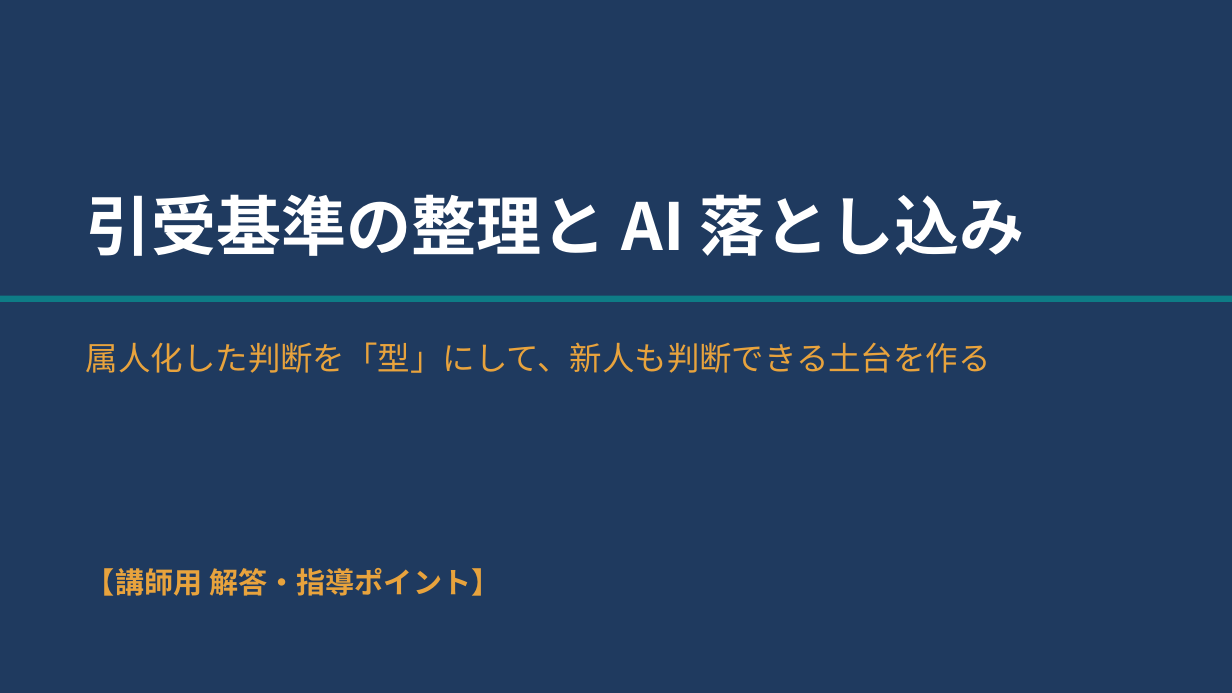
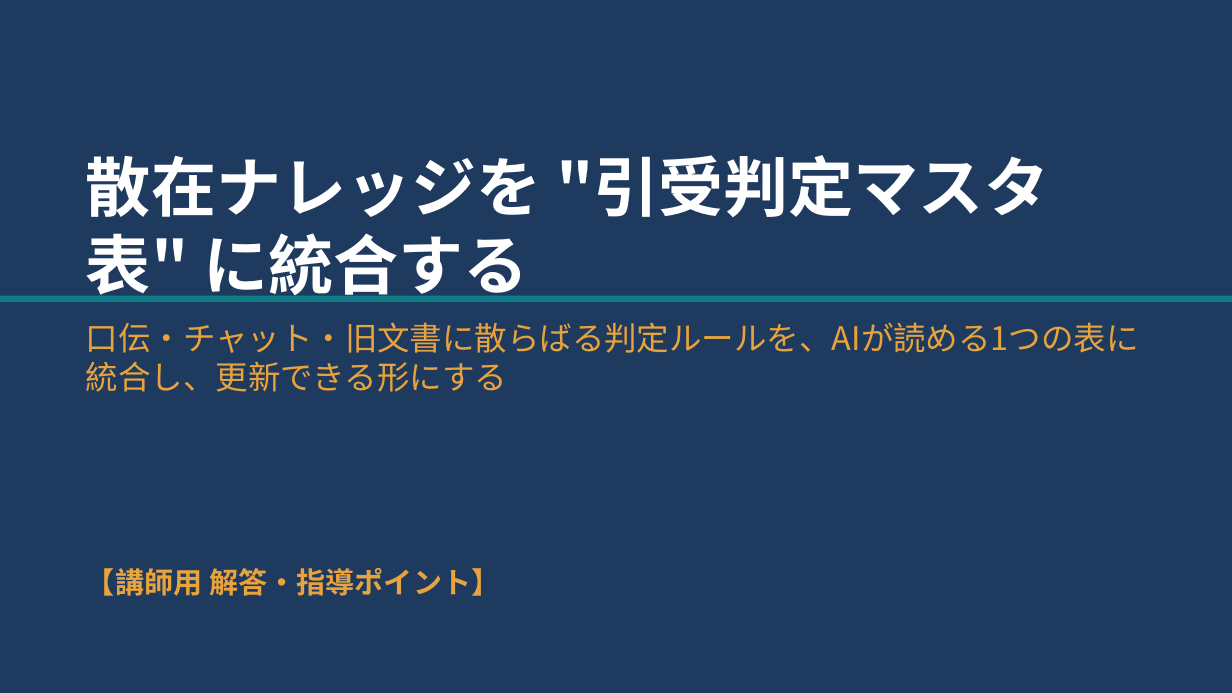
Before and after one commit to kana-story-321/github.io, a slide deck: slide 1 of lecture_pptx/out/s15/ワーク01_講師用.pptx. Drawn at 1232x693 pixels with LibreOffice and Linux fonts; fonts in the diff are those of the drawing. Boxes give left, top, right and bottom in pixels: in the first picture for what was removed or moved away, otherwise in the second. Text is boxed around its words. In the diff, an @@ line names an element or a change of style, - is before the commit and + after.

```diff
--- a/lecture_pptx/out/s15/ワーク01_講師用.pptx
+++ b/lecture_pptx/out/s15/ワーク01_講師用.pptx
@@ text at (86,155,1049,302): text changed @@
-引受基準の整理と AI 落とし込み
+散在ナレッジを "引受判定マスタ表" に統合する
@@ text at (86,322,1139,392): text changed @@
-属人化した判断を「型」にして、新人も判断できる土台を作る
+口伝・チャット・旧文書に散らばる判定ルールを、AIが読める1つの表に統合し、更新できる形にする
```
Also in this commit, not shown: 2 other slides changed, 13 other files.
